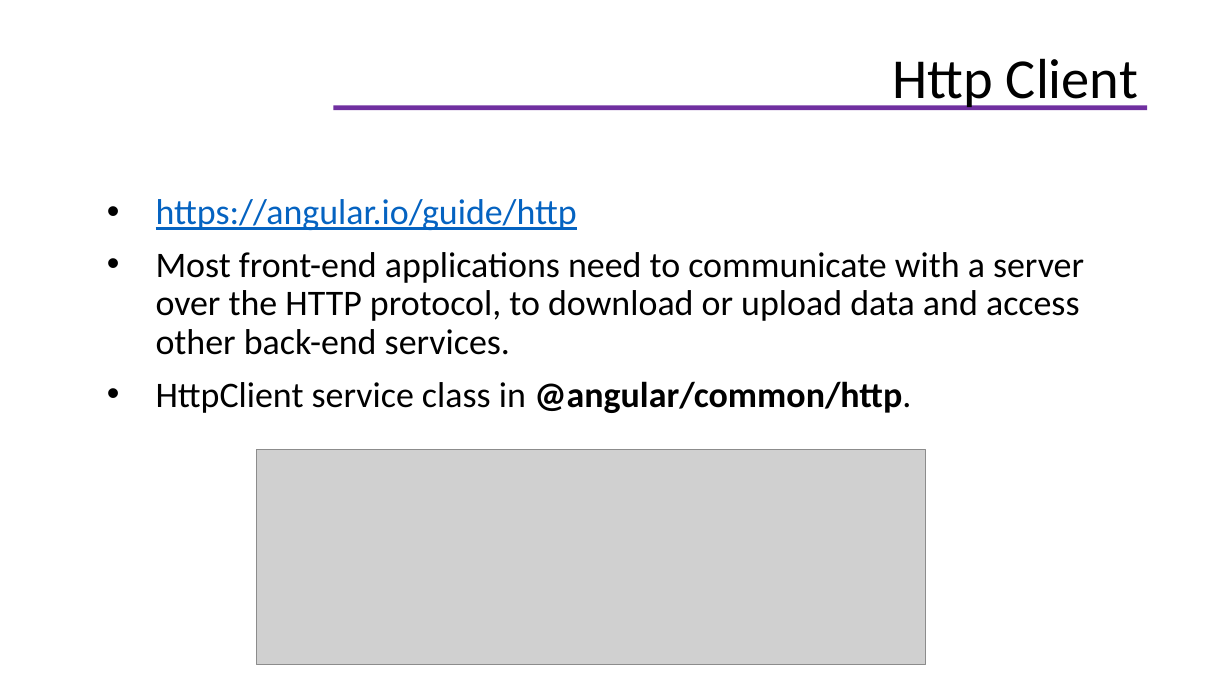
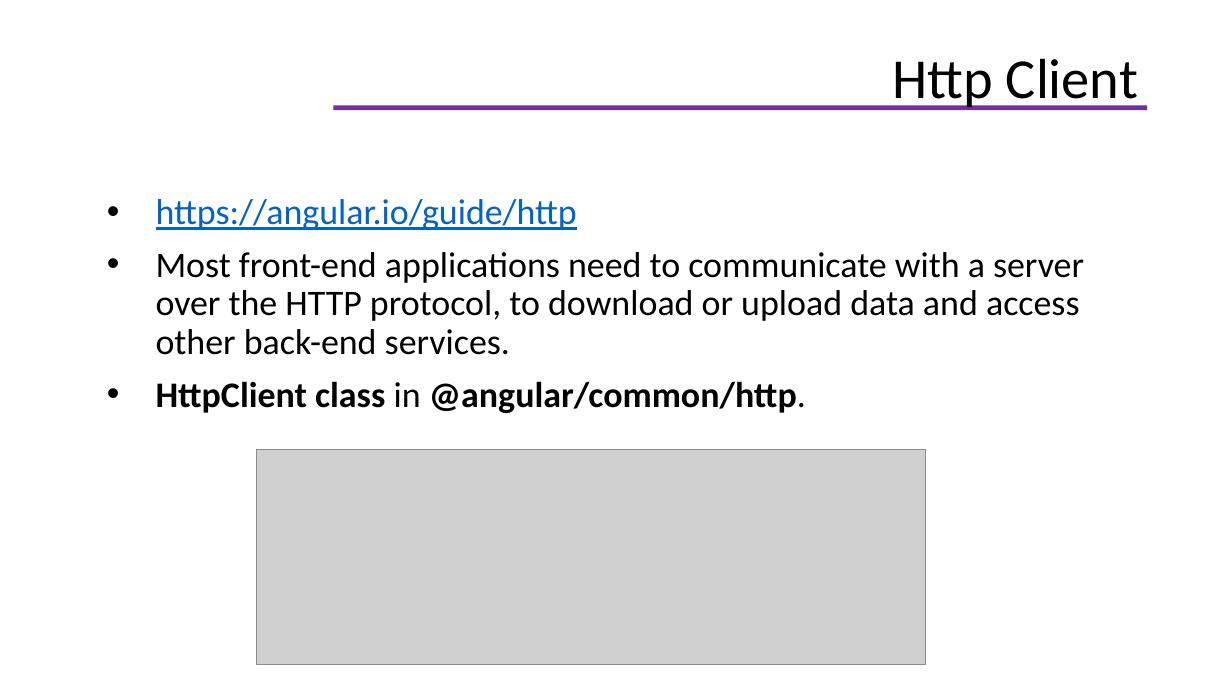
Before and after one commit to helenhash/angular-training, a slide deck: slide 91 of docs/Angular Training.pptx. Drawn at 1232x693 pixels with LibreOffice and Linux fonts; fonts in the diff are those of the drawing; grey boxes stand for pictures; background and template pictures are left out. Boxes give left, top, right and bottom in pixels: in the first picture for what was removed or moved away, otherwise in the second. Text is boxed around its words. In the diff, an @@ line names an element or a change of style, - is before the commit and + after.

```diff
--- a/docs/Angular Training.pptx
+++ b/docs/Angular Training.pptx
@@ text at <box>156,381,806,413</box>: text changed; bold on @@
-• HttpClient service class in @angular/common/http.
+• HttpClient class in @angular/common/http.
```
Also in this commit, not shown: 8 other slides changed, 6 slides added, 1 other file.
